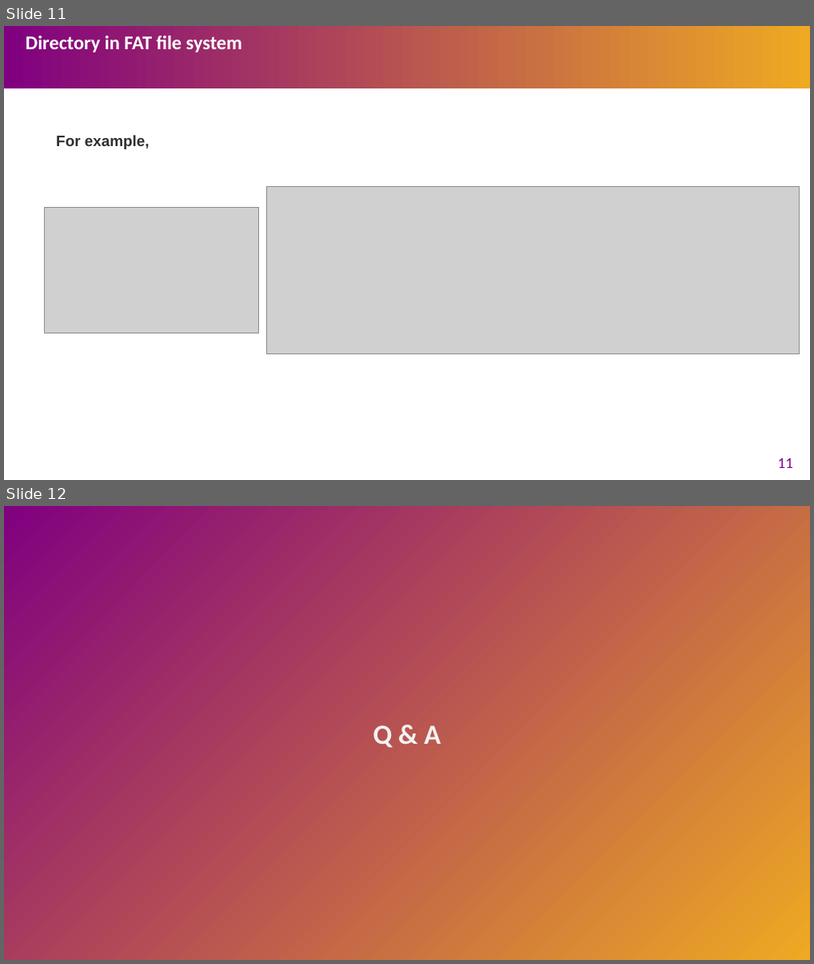
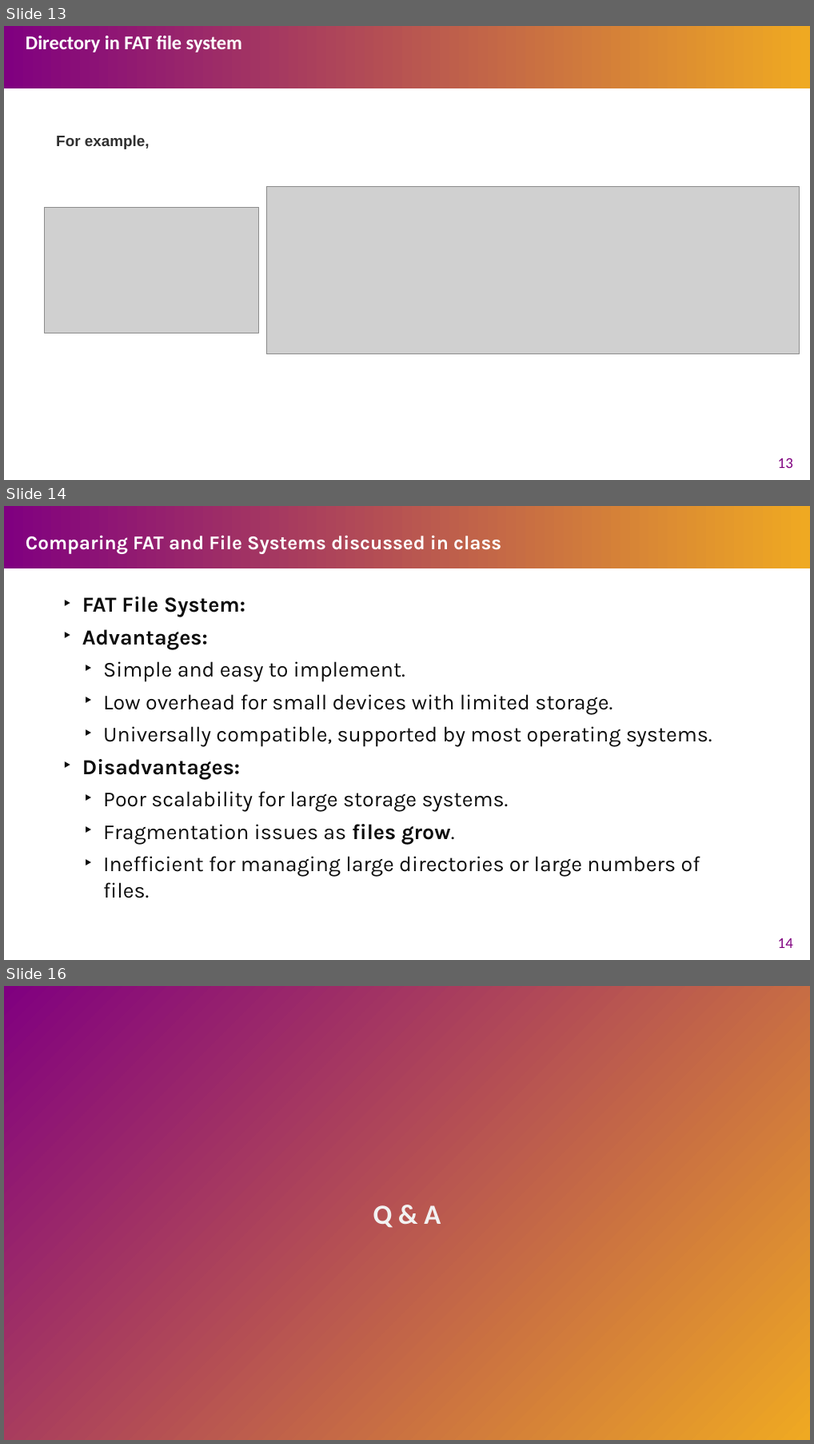
Before and after one commit to Marcusleeleelee/CSCI3150, a slide deck: tutorial/T12/tut12.pptx. Shown one above the other, each under a label of ours: slides 11 and 12 before the commit, slides 13, 14 and 16 after it; the slides between them are not shown. The pictures are 814x964 and 814x1444 pixels, drawn with LibreOffice and Linux fonts; fonts in the diff are those of the drawing; grey boxes stand for pictures. Boxes give left, top, right and bottom in pixels: in the first picture for what was removed or moved away, otherwise in the second. Text is boxed around its words. In the diff, an @@ line names an element or a change of style, - is before the commit and + after.

```diff
--- a/tutorial/T12/tut12.pptx
+++ b/tutorial/T12/tut12.pptx
@@ slide 14 added at bbox=[4, 506, 810, 960], background #FFFFFF; not listed: 1 template element that a slide beside it also shows @@
@@ title added at bbox=[26, 535, 502, 554], 40 pt, text #FFFFFF, bold @@
+Comparing FAT and File Systems discussed in class
@@ text added at bbox=[82, 596, 713, 898], 25.5 pt, text #0D0D0D @@
+‣ FAT File System:
+‣ Advantages:
+  ‣ Simple and easy to implement.
+  ‣ Low overhead for small devices with limited storage.
+  ‣ Universally compatible, supported by most operating systems.
+‣ Disadvantages:
+  ‣ Poor scalability for large storage systems.
+  ‣ Fragmentation issues as files grow.
+  ‣ Inefficient for managing large directories or large numbers of files.
@@ page number added at bbox=[778, 938, 794, 948], 18 pt, text #800080 @@
+14
@@ what was slide 11 is now slide 13 @@
@@ page number at bbox=[778, 457, 794, 468]: text changed @@
-11
+13
@@ what was slide 12 is now slide 16 @@
```
Also in this commit, not shown: 4 slides changed, 4 other slides added, 1 slide removed.
